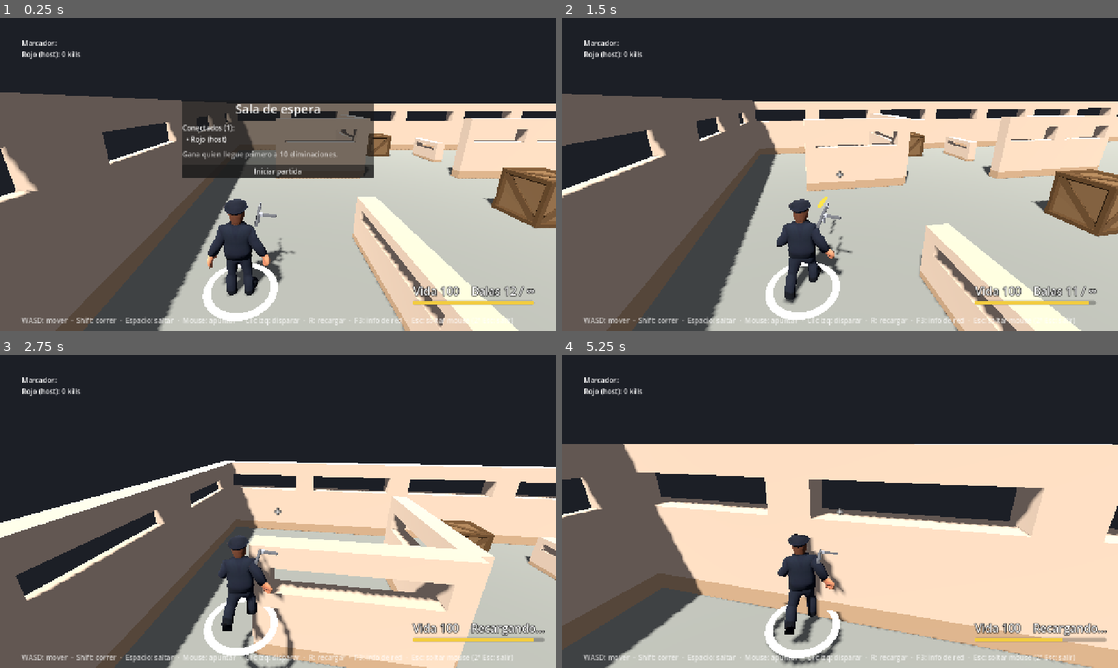
Above: before the commit, frames 1-4 (two rows, left to right).
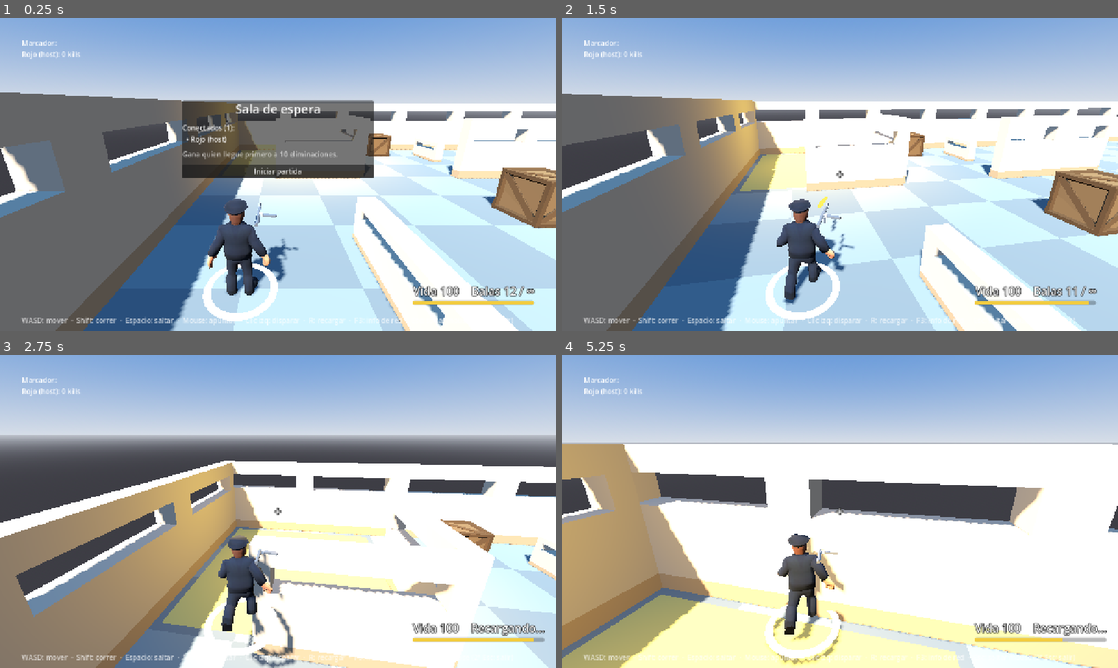
Above: after the commit, the same moments.

Repository: mpinedaj/godot-networked-shooter
Game: Godot game, scene res://scenes/game.tscn
The game is run twice, just before and just after one commit, with the same random seed, the same clock (stepped at 60 frames per second) and the same inputs. This scene is started directly instead of the project's main scene.
Inputs (mouse positions are in pixels of both pictures, inside the frame that each line leads up to):
- Up to frame 1 (0.25 s): no input
- Up to frame 2 (1.5 s): click "Iniciar partida" at 0.5 s; tap Enter at 1.25 s; move the mouse to (867, 174) at 1.27 s; hold Up (ui_up) from 1.28 s (still down); hold Shift from 1.28 s (still down); click (867, 174) at 1.42 s
- Up to frame 3 (2.75 s): keep holding Up (ui_up); tap Space at 1.52, 1.82, 2.27, 2.57 s; move the mouse to (250, 511) at 2.02 s; release Shift at 2.03 s; tap R at 2.1 s
- Up to frame 4 (5.25 s): keep holding Up (ui_up); move the mouse to (851, 505) at 2.77 s; hold Shift 2.78-3.53 s; move the mouse to (834, 517) at 3.52 s; tap R at 3.6, 5.1 s; click (834, 517) at 3.67 s; tap Space at 3.77, 4.07, 4.52, 4.82 s; move the mouse to (878, 514) at 4.27 s; hold Shift 4.28-5.03 s; move the mouse to (795, 508) at 5.02 s

The runs differ from the first frame. In frame 1, 72% of the frame differs, in the area x 0-100%, y 0-100%; in frame 2, 84%; in frame 3, 95%; in frame 4, 97%.

Commit message:
Ambiente: cielo, piso a cuadros y un color por cada cuarto de esquina
- Cielo procedural que además da la luz ambiente, y sol de tarde.
- Piso a cuadros de 2 m con una textura de 2x2 píxeles generada en código.
- Cada cuarto de esquina tiene piso tintado y una luz de su color (rojo,
  azul, verde, amarillo) para orientarse: "estoy en el cuarto rojo".

Diff:
--- a/scripts/game.gd
+++ b/scripts/game.gd
@@ -28,6 +28,11 @@
 	[7.0, 9.5, COVER_THICKNESS, 2.0, LOW],     # Cobertura en el pasillo.
 ]
 const QUADRANT_CRATES := [Vector2(8.5, 2.5), Vector2(9.5, 10.5)]
+## Color de cada cuarto de esquina (luz y piso), para orientarse: [x, z, color].
+const ZONES := [
+	[15.0, 9.0, Color(0.95, 0.3, 0.25)], [-15.0, 9.0, Color(0.3, 0.5, 1.0)],
+	[15.0, -9.0, Color(0.3, 0.9, 0.4)], [-15.0, -9.0, Color(1.0, 0.85, 0.25)],
+]
 ## Modelos del escenario y su tamaño original (medido del FBX importado).
 const WALL_MODEL := "res://Assets/Environment/Wall_01.fbx"
 const WALL_MODEL_SIZE := Vector3(4.0, 2.4, 0.3)
@@ -98,7 +103,10 @@
 
 	# Suelo con colisión (los jugadores caen por gravedad): su cara superior está en y = 0.
 	var floor_size := HALF * 2 + Vector2(WALL_THICKNESS, WALL_THICKNESS) * 2
-	map_node.add_child(_make_block(Vector3(0, -1, 0), Vector3(floor_size.x, 1, floor_size.y), Color(0.55, 0.55, 0.5)))
+	var ground := _make_block(Vector3(0, -1, 0), Vector3(floor_size.x, 1, floor_size.y), Color.WHITE)
+	(ground.get_child(1) as MeshInstance3D).material_override = _floor_material()
+	map_node.add_child(ground)
+	_build_zones()
 
 	var walls := Node3D.new()
 	walls.name = "Walls"
@@ -154,21 +162,65 @@
 	camera.position = Vector3(0, 20, 16)
 	camera.look_at(Vector3.ZERO)
 	camera.make_current()
-	# Luz del sol con sombras.
+	# Luz del sol (cálida, de tarde) con sombras.
 	var sun := DirectionalLight3D.new()
 	sun.shadow_enabled = true
+	sun.light_color = Color(1.0, 0.93, 0.82)
+	sun.light_energy = 1.1
 	map_node.add_child(sun)
-	sun.rotation_degrees = Vector3(-55, -30, 0)
-	# Cielo/ambiente.
+	sun.rotation_degrees = Vector3(-50, -30, 0)
+	# Cielo procedural: también ilumina la escena (luz ambiente).
+	var sky_mat := ProceduralSkyMaterial.new()
+	sky_mat.sky_top_color = Color(0.22, 0.4, 0.72)
+	sky_mat.sky_horizon_color = Color(0.72, 0.76, 0.82)
+	sky_mat.ground_horizon_color = Color(0.6, 0.62, 0.66)
+	sky_mat.ground_bottom_color = Color(0.2, 0.2, 0.22)
+	var sky := Sky.new()
+	sky.sky_material = sky_mat
 	var env := Environment.new()
-	env.background_mode = Environment.BG_COLOR
-	env.background_color = Color(0.11, 0.12, 0.15)
-	env.ambient_light_source = Environment.AMBIENT_SOURCE_COLOR
-	env.ambient_light_color = Color(0.6, 0.62, 0.7)
-	env.ambient_light_energy = 0.6
+	env.background_mode = Environment.BG_SKY
+	env.sky = sky
+	env.ambient_light_source = Environment.AMBIENT_SOURCE_SKY
+	env.ambient_light_energy = 0.9
+	env.tonemap_mode = Environment.TONE_MAPPER_FILMIC
 	var we := WorldEnvironment.new()
 	we.environment = env
 	map_node.add_child(we)
+
+## Piso a cuadros de 2 m: una textura de 2x2 píxeles generada en código y
+## proyectada desde arriba (triplanar), así no hace falta ningún archivo.
+func _floor_material() -> StandardMaterial3D:
+	var img := Image.create(2, 2, false, Image.FORMAT_RGB8)
+	var a := Color(0.52, 0.53, 0.5)
+	var b := Color(0.45, 0.46, 0.44)
+	img.set_pixel(0, 0, a)
+	img.set_pixel(1, 1, a)
+	img.set_pixel(1, 0, b)
+	img.set_pixel(0, 1, b)
+	var m := StandardMaterial3D.new()
+	m.albedo_texture = ImageTexture.create_from_image(img)
+	m.texture_filter = BaseMaterial3D.TEXTURE_FILTER_NEAREST
+	m.uv1_triplanar = true
+	m.uv1_scale = Vector3.ONE * 0.25  # 1 repetición (2x2 cuadros) cada 4 m.
+	return m
+
+## Cada cuarto de esquina con su color: un piso tintado y una luz.
+func _build_zones() -> void:
+	for z in ZONES:
+		var color: Color = z[2]
+		var patch := MeshInstance3D.new()
+		var plane := PlaneMesh.new()
+		plane.size = Vector2(5.6, 5.6)
+		patch.mesh = plane
+		patch.material_override = _mat(color.lerp(Color(0.5, 0.5, 0.5), 0.45))
+		patch.position = Vector3(z[0], 0.01, z[1])
+		map_node.add_child(patch)
+		var light := OmniLight3D.new()
+		light.light_color = color
+		light.light_energy = 2.0
+		light.omni_range = 8.0
+		light.position = Vector3(z[0], 2.6, z[1])
+		map_node.add_child(light)
 
 func _mat(color: Color) -> StandardMaterial3D:
 	var m := StandardMaterial3D.new()
